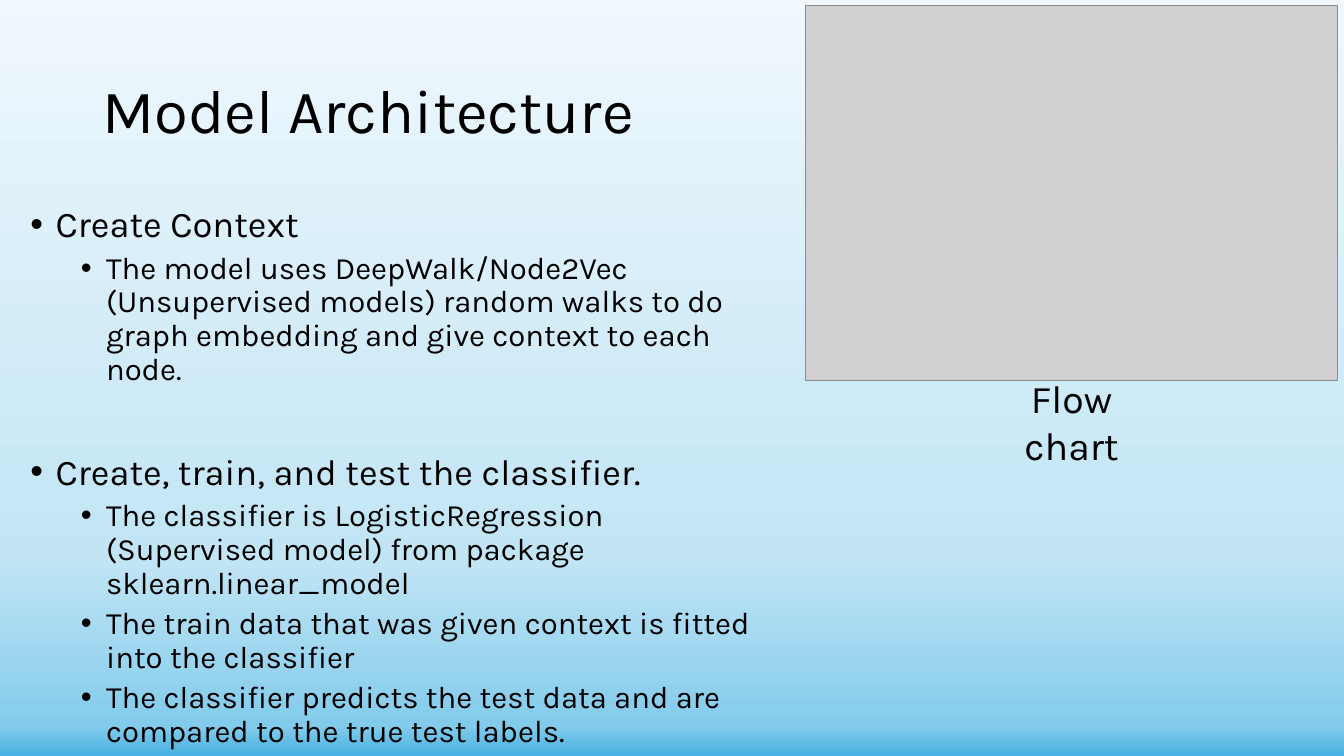
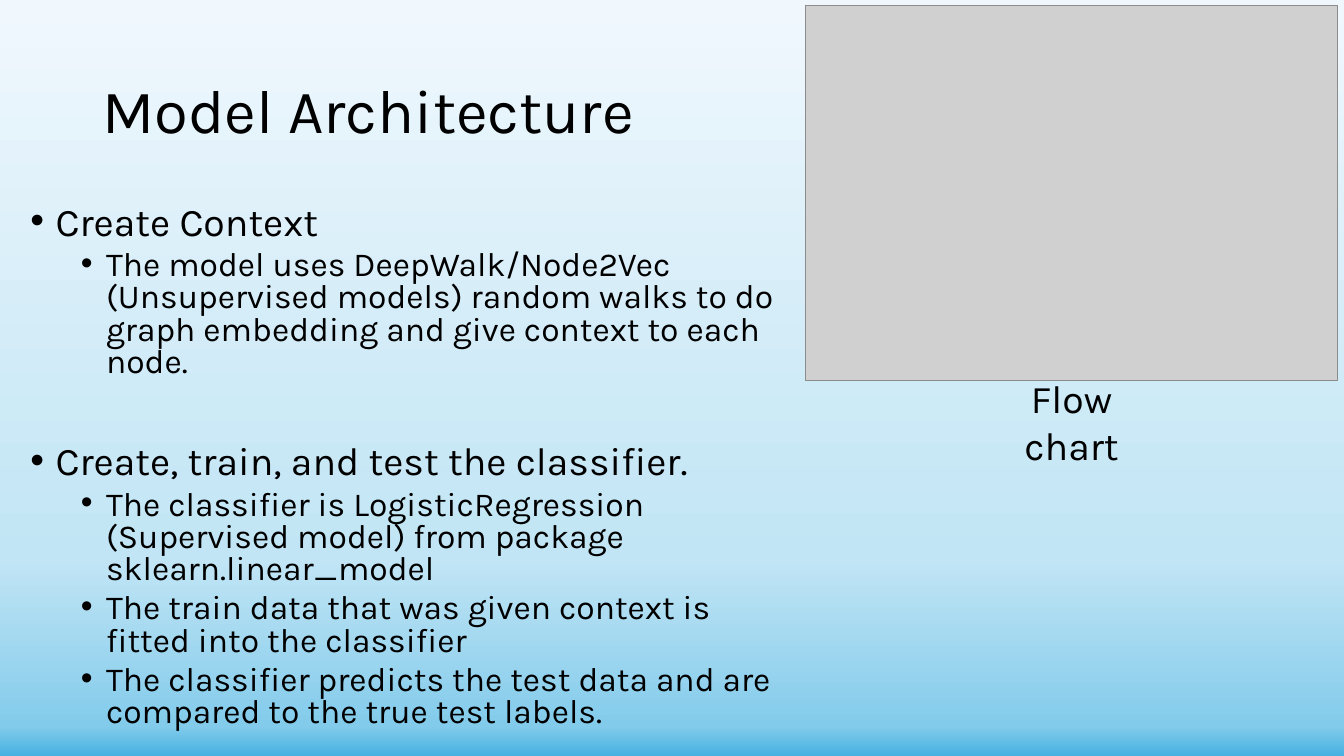
Before and after one commit to shachar700/Graph-Embedding, a slide deck: slide 16 of doc/Graph-Embedding Presentation - Copy.pptx. Drawn at 1344x756 pixels with LibreOffice and Linux fonts; fonts in the diff are those of the drawing; grey boxes stand for pictures. Boxes give left, top, right and bottom in pixels: in the first picture for what was removed or moved away, otherwise in the second. Text is boxed around its words. In the diff, an @@ line names an element or a change of style, - is before the commit and + after.

```diff
--- a/doc/Graph-Embedding Presentation - Copy.pptx
+++ b/doc/Graph-Embedding Presentation - Copy.pptx
@@ text "Create Context" at bbox=[56, 211, 773, 699]: size 25.9 to 28 pt in "Create Context", "Create, train, and test the classifier."; size 22.2 to 24 pt in "The model uses DeepWalk/Node2Vec (Unsupervised models) rando ...", "The classifier is LogisticRegression (Supervised model) from ...", "The train data that was given context ...", "The classifier predicts the test data and ..."; line spacing 0.9 to 0.8 @@
```
Also in this commit, not shown: 4 other slides changed, 1 other file.
